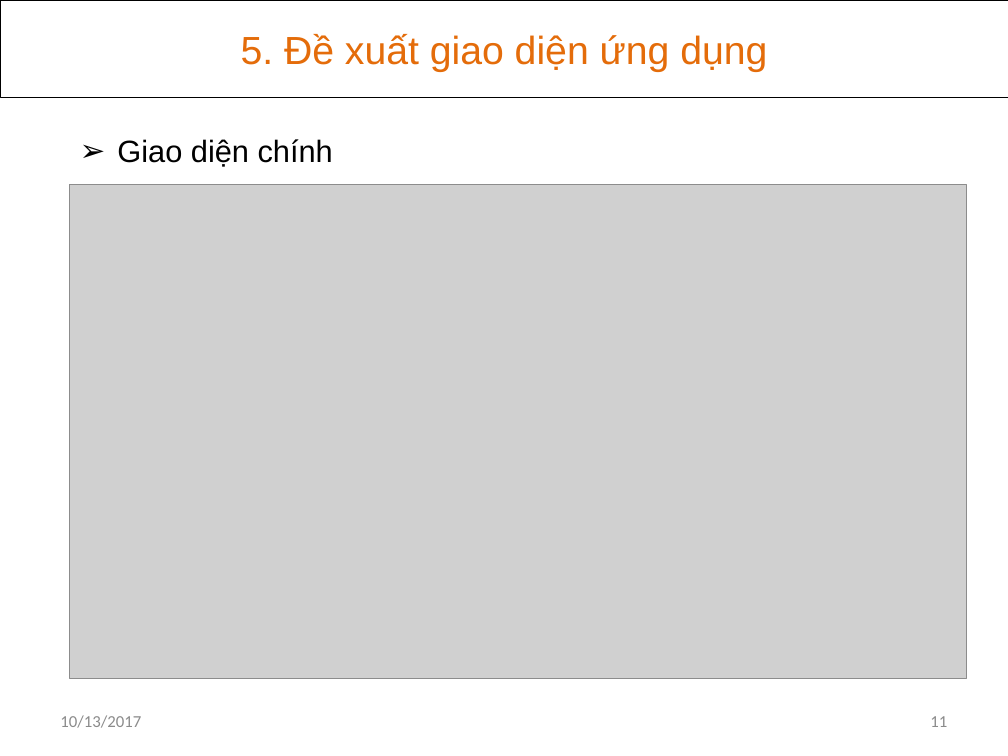
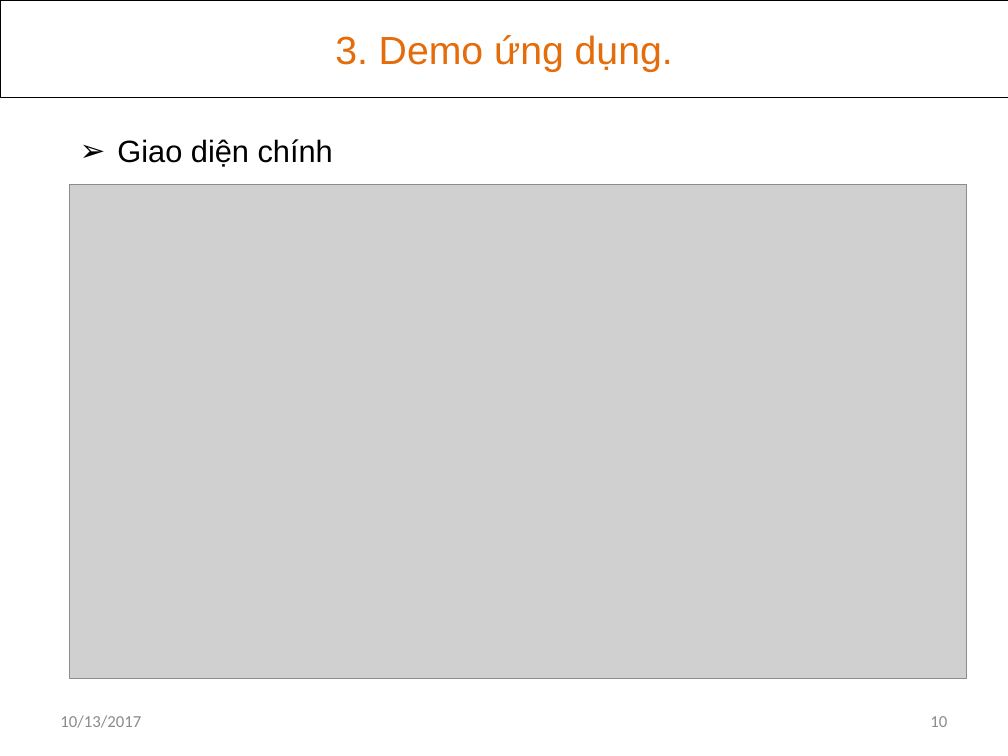
Before and after one commit to khanhvinhit/Do-An, a slide deck: slide 10 of THESIS/DACN_UD_Hoc_KHo_CTK37_BaoCao_D2.pptx (slide 11 before the commit). Drawn at 1008x756 pixels with LibreOffice and Linux fonts; fonts in the diff are those of the drawing; grey boxes stand for pictures. Boxes give left, top, right and bottom in pixels: in the first picture for what was removed or moved away, otherwise in the second. Text is boxed around its words. In the diff, an @@ line names an element or a change of style, - is before the commit and + after.

```diff
--- a/THESIS/DACN_UD_Hoc_KHo_CTK37_BaoCao_D2.pptx
+++ b/THESIS/DACN_UD_Hoc_KHo_CTK37_BaoCao_D2.pptx
@@ text in rectangle at (335,35,673,72): text changed @@
-5. Đề xuất giao diện ứng dụng
+3. Demo ứng dụng.
@@ page number at (930,716,947,727): text changed @@
-11
+10
```
Also in this commit, not shown: 2 other slides changed, 1 slide removed, 7 other files.
